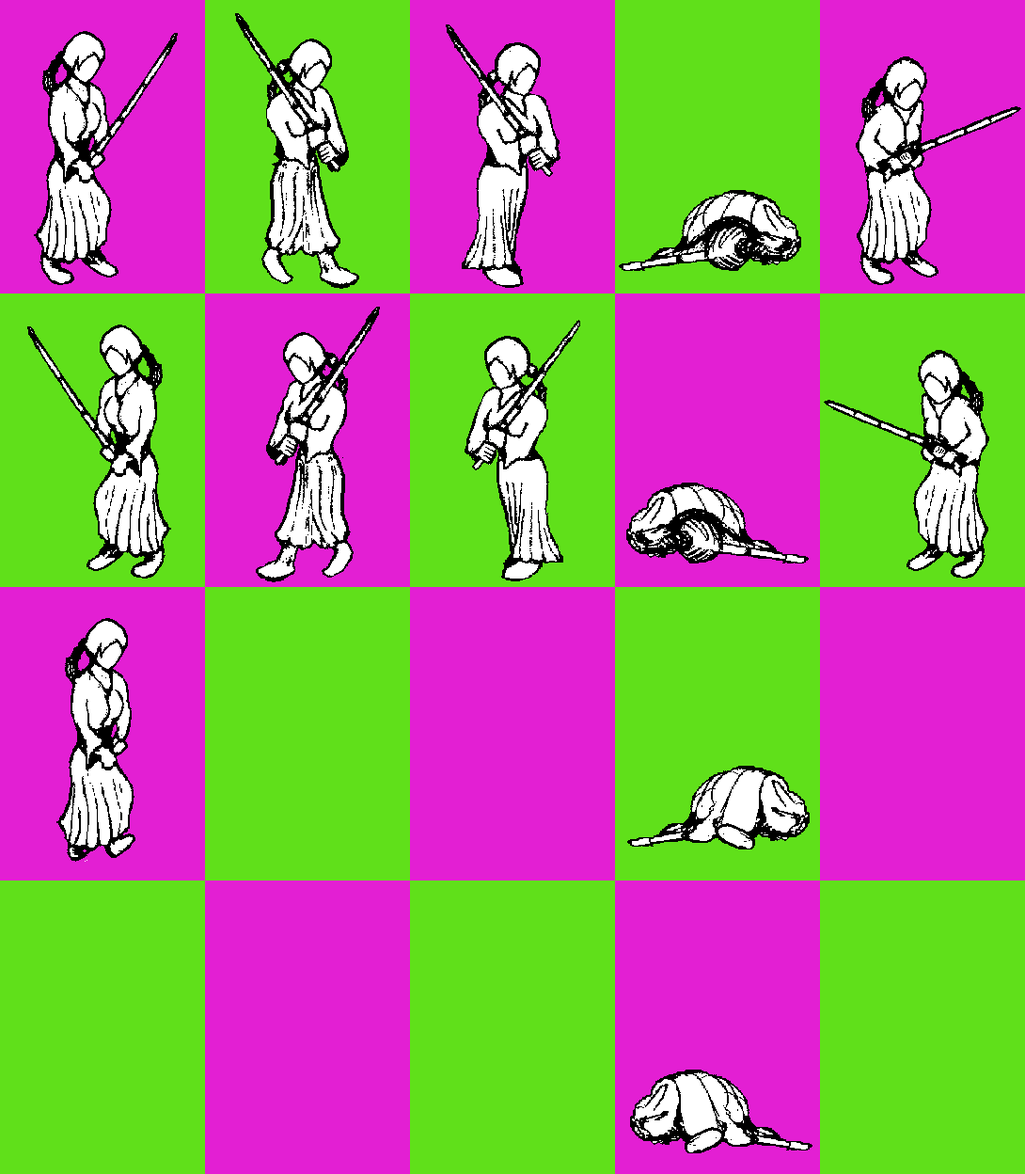
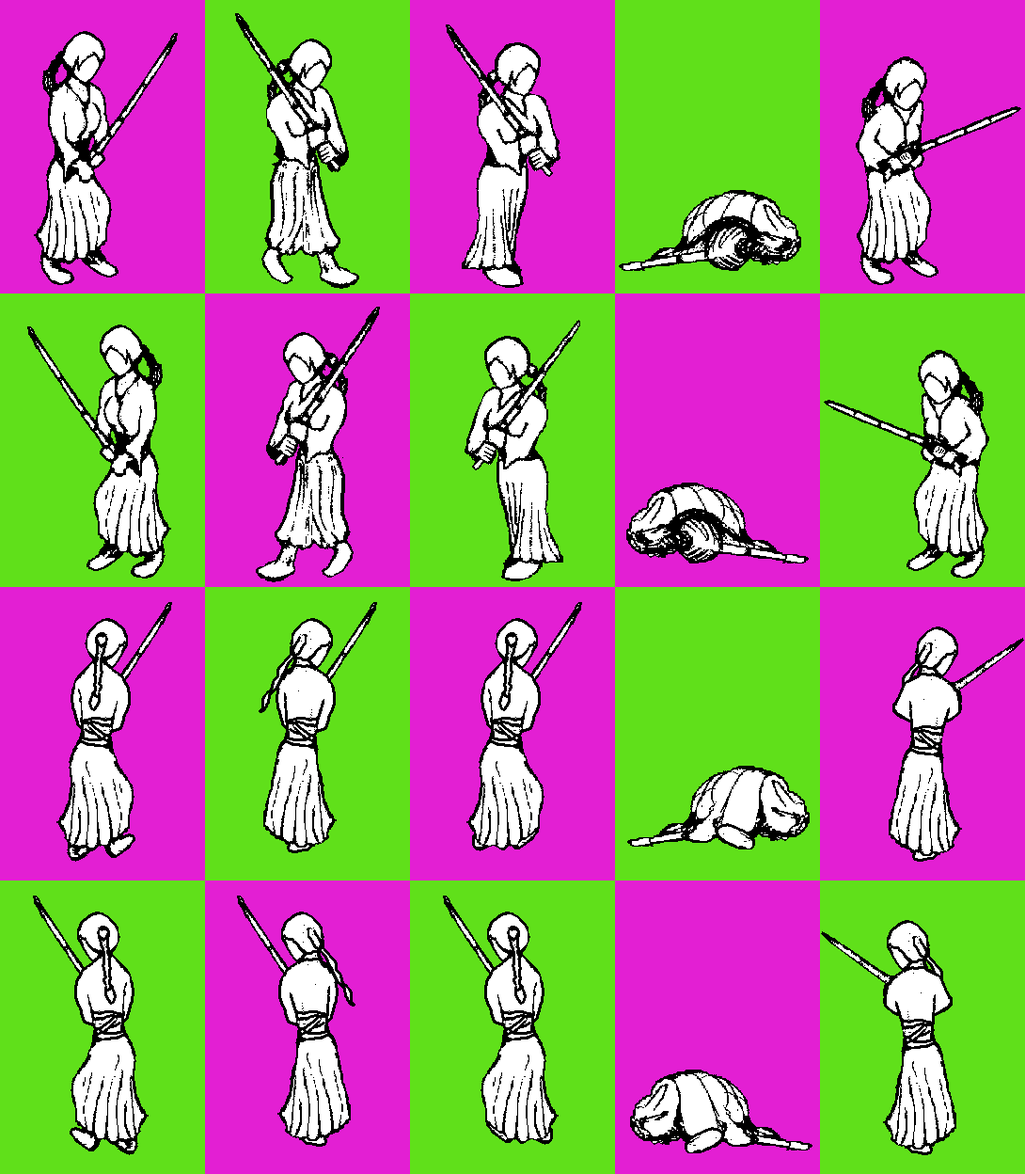
Layers edited between the first and the second 1025x1174 image:
renamed "kendo" to "Pasted Layer #1", painted on it over [32,601,1025,1155]
